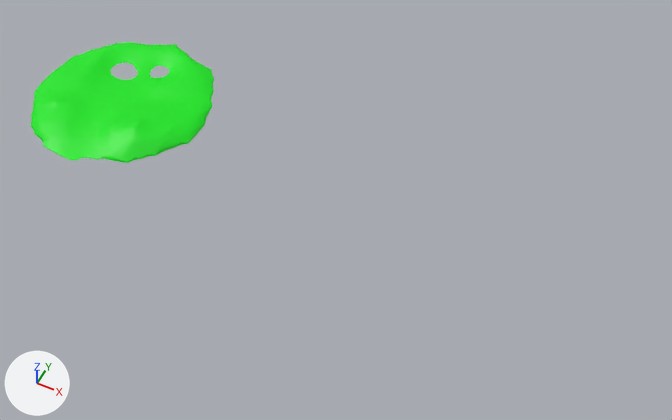
The glTF model import/home_island.glb as it was, and as the next commit left it.
Before and after are seen from a 50 mm camera at (232.0, -247.0, 299.0) aimed at (113.0, -8.0, 1.0). Every picture has the same lights, and +X, +Y and +Z are marked at lower left. Vertices at the same position are counted once.

Names of what the first picture shows: 'home_island'.
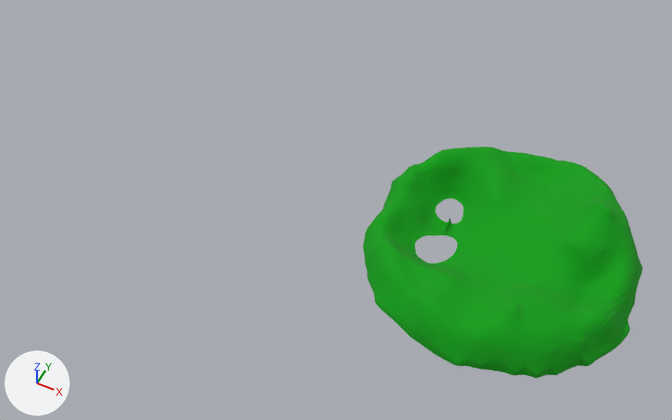
What differs and where, as boxes [x1, y1, x2, y2] in the pictures (672 x 420 px; the box of a moved part takes in the faces that stretch with it):
'home_island', recoloured, surface changed, reshaped, moved, turned, rescaled
    before: [31, 42, 214, 163]
    after: [363, 147, 643, 378]
part 1 of me_icosphere, moved or reshaped
    before: [33, 42, 214, 163]
    after: [363, 147, 643, 369]

Patch to the scene script:
```diff
--- a/import/home_island.glb.py
+++ b/import/home_island.glb.py
@@ mat_grass @@
 mat_grass = principled_material('grass')
-mat_grass.base_color = (0.0, 0.8, 0.00588)  # green #00e712
+mat_grass.base_color = (0.0, 0.342, 0.00362)  # green #009e0c
+mat_grass.roughness = 0.98
@@ me_icosphere @@
 # used by ob_home_island; location = (0.0, 0.0, 18.9)
-me_icosphere.from_pydata(...)  # 8887 vertices, 17033 faces; spans x -40.5..43.1, y -44.3..42.9, z -4.6..2.4
+me_icosphere.from_pydata(...)  # 8887 vertices, 17033 faces; spans x -40.5..43.6, y -44.7..43.0, z -5.3..2.4
+# me_icosphere part 1: 5889 of 8887 vertices moved; they spanned x -39.9..43.1, y -44.3..42.9, z -4.6..1.2 and now span x -40.0..43.6, y -44.7..43.0, z -5.3..1.3; mean shift (0.1, 0.0, 0.3); largest move (-1.2, -38.2, -3.4) -> (-0.6, -40.0, -1.6)
 me_icosphere.materials.append(mat_grass)
@@ ob_home_island @@
 ob_home_island = bpy.data.objects.new('home_island', me_icosphere)
-ob_home_island.location = (0.0, 0.0, 18.9)
+ob_home_island.location = (182.6, 0.0, 18.3)
+ob_home_island.rotation_euler = (0.0, 0.0, 1.246)  # degrees (0, 0, 71)
+ob_home_island.scale = (1.36, 1.36, 4.07)
```
